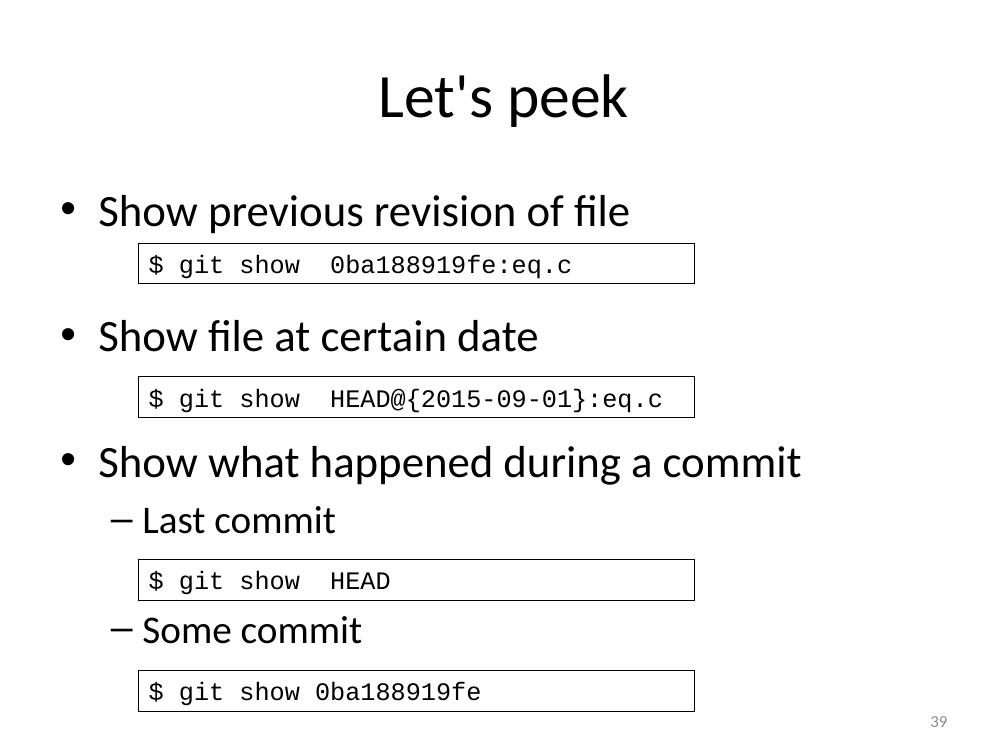
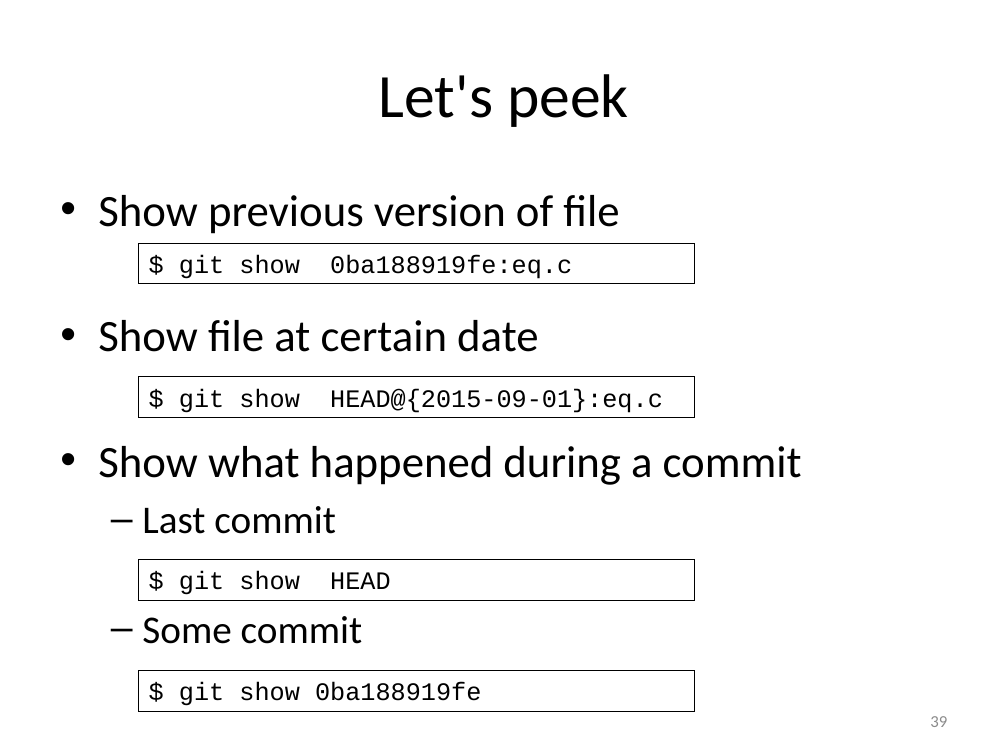
Before and after one commit to gjbex/Version-control-with-git, a slide deck: slide 39 of version_control_git.pptx. Drawn at 1008x756 pixels with LibreOffice and Linux fonts; fonts in the diff are those of the drawing. Boxes give left, top, right and bottom in pixels: in the first picture for what was removed or moved away, otherwise in the second. Text is boxed around its words. In the diff, an @@ line names an element or a change of style, - is before the commit and + after.

Commit message:
Use "commit" rather than "revision"
For consistency, it is better to mostly refer to commits, rather than revisions.

```diff
--- a/version_control_git.pptx
+++ b/version_control_git.pptx
@@ text at (98,195,619,234): text changed @@
-• Show previous revision of file
+• Show previous version of file
```
Also in this commit, not shown: 11 other slides changed.
